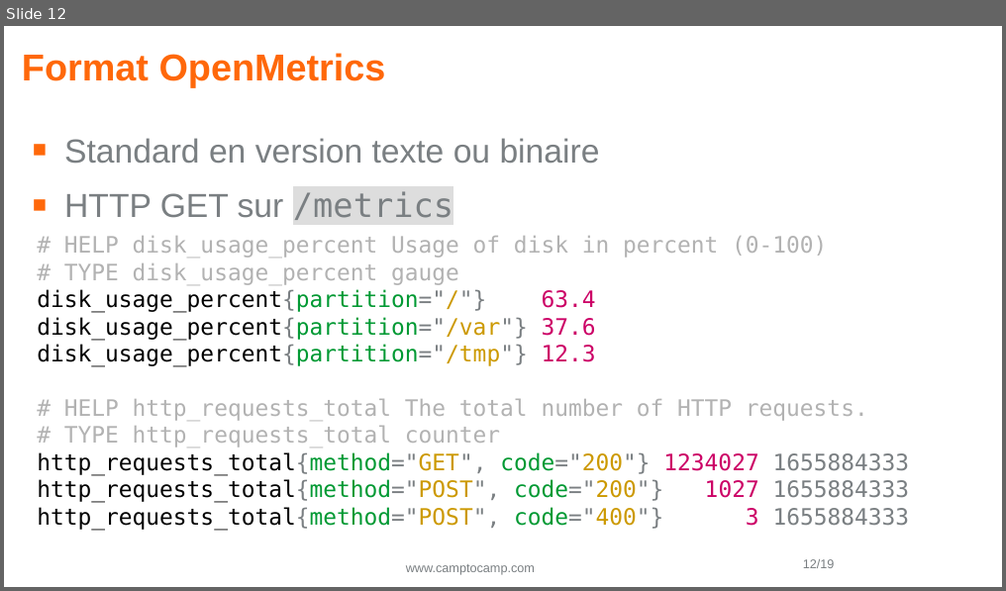
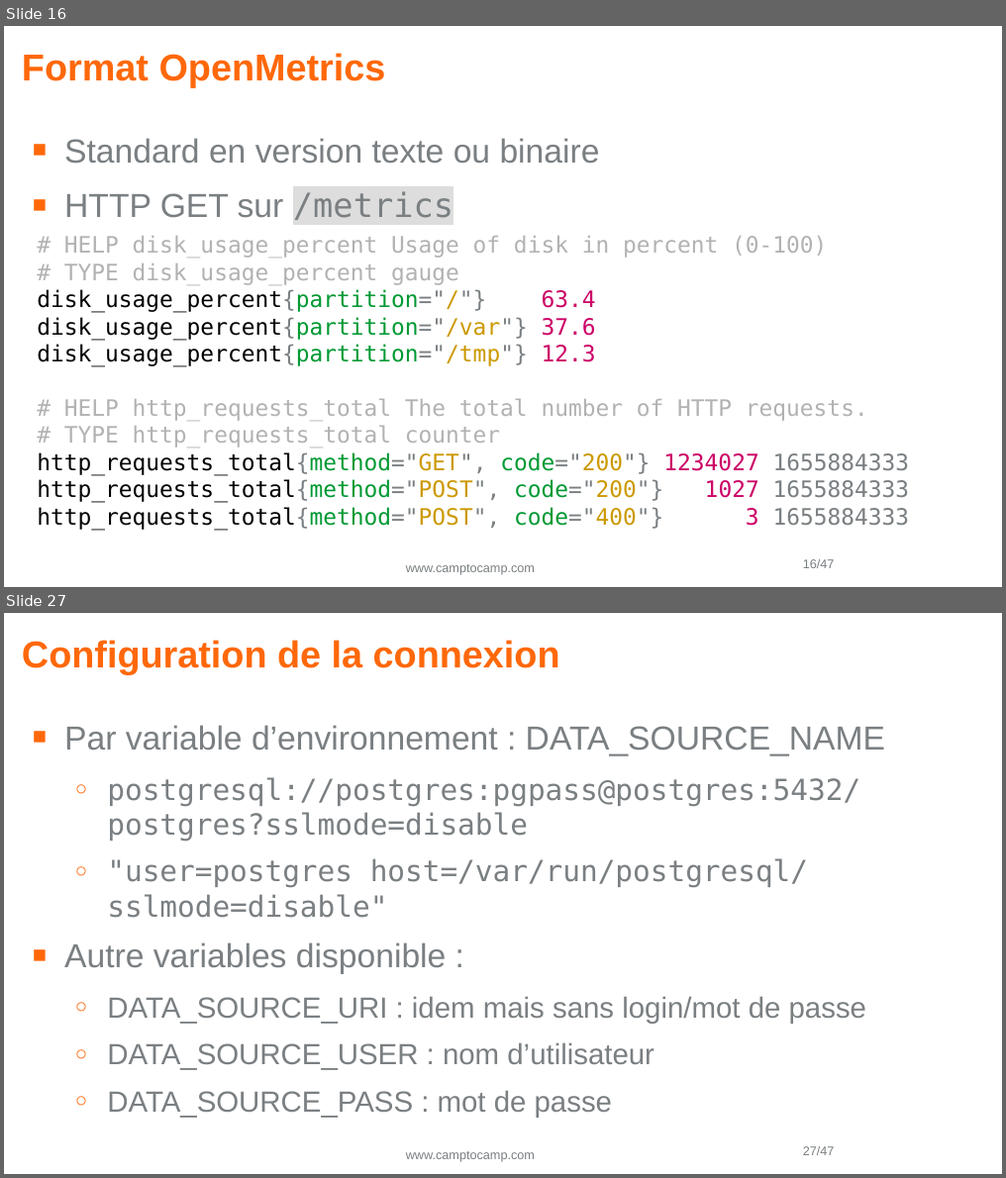
Before and after one commit to Vampouille/demo-prometheus-postgres, a slide deck: pgday2.odp. Shown one above the other, each under a label of ours: slide 12 before the commit, slides 16 and 27 after it; the slides between them are not shown. The pictures are 1006x591 and 1006x1178 pixels, drawn with LibreOffice and Linux fonts; fonts in the diff are those of the drawing; background and template pictures are left out. Boxes give left, top, right and bottom in pixels: in the first picture for what was removed or moved away, otherwise in the second. Text is boxed around its words. In the diff, an @@ line names an element or a change of style, - is before the commit and + after.

```diff
--- a/pgday2.odp
+++ b/pgday2.odp
@@ slide 27 added at box(4, 613, 1002, 1174), background #FFFFFF; not listed: 2 template elements that a slide beside it also shows @@
@@ title added at box(22, 640, 560, 675), 29.8 pt, text #FF680A, bold @@
+Configuration de la connexion
@@ text added at box(64, 725, 885, 1117), 23.2 pt, text #7A7F82 @@
+■ Par variable d’environnement : DATA_SOURCE_NAME
+  ○ postgresql://postgres:pgpass@postgres:5432/postgres?sslmode=disable
+  ○ "user=postgres host=/var/run/postgresql/ sslmode=disable"
+■ Autre variables disponible :
+  ○ DATA_SOURCE_URI : idem mais sans login/mot de passe
+  ○ DATA_SOURCE_USER : nom d’utilisateur
+  ○ DATA_SOURCE_PASS : mot de passe
@@ what was slide 12 is now slide 16 @@
@@ page number at box(803, 560, 835, 569): text changed @@
-12/19
+16/47
```
Also in this commit, not shown: 6 slides changed, 28 other slides added, 1 slide removed, 2 other files.
